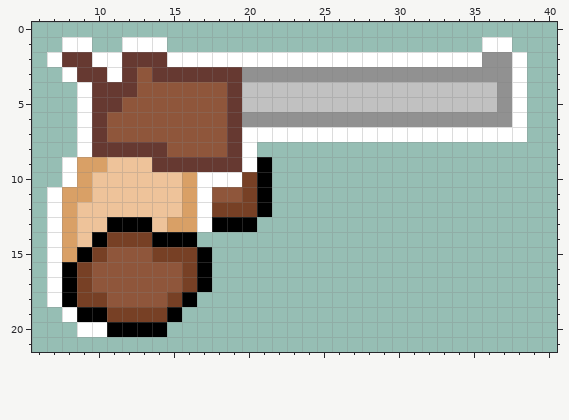
Pixel-art sprite: Assets/Resources/Sprites/Weapons/RevolverWithHands.png. Above: the version before the commit.
The file is 48x24 pixels. Shown: x 6..40, y 0..21.
After:
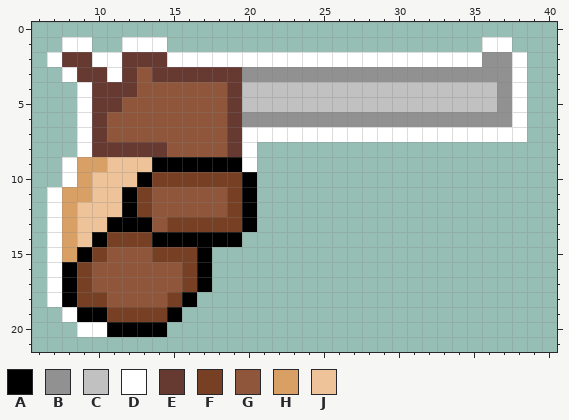
Palette (. is transparent): A #000000  B #919191  C #c1c1c1  D #ffffff  E #663931  F #774025  G #8f563b  H #d9a066  J #eec39a
Change:
Changed rows in their new state; - is an unchanged pixel.
first column x 12:
 9 --AAAAAA-.
10 -AFFFFFFA.
11 AFGGGG-FA.
12 AFGGGGG-A.
13 --GFFFFF--
14 -----AAA--
Where, in picture pixels (left, top, right, bottom), the same in both pictures:
changed: (122, 157, 272, 247)
